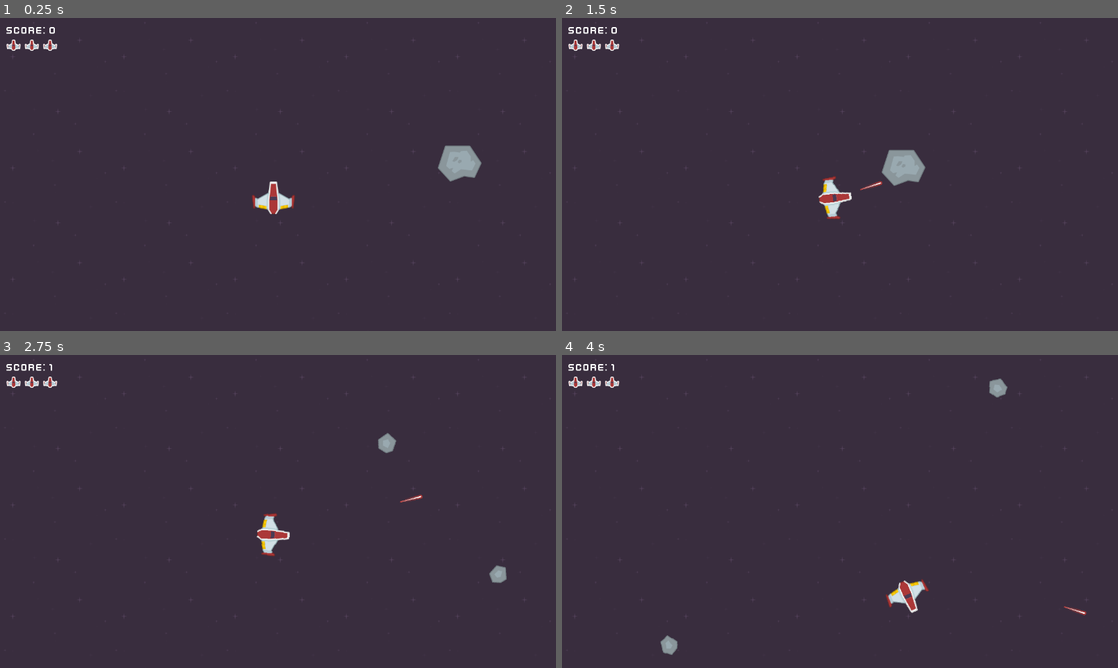
Above: before the commit, frames 1-4 (two rows, left to right).
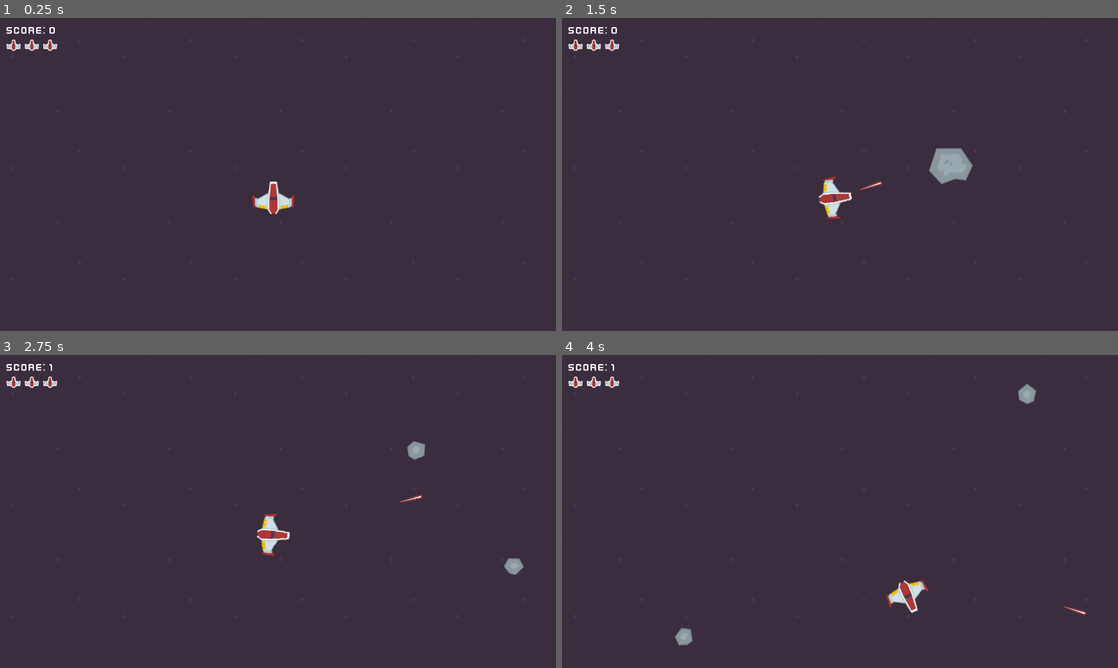
Above: after the commit, the same moments.

Repository: dsaltares/how-to-make-game-2021
Game: Godot game, scene res://Gameplay/Game.tscn
Same seed, same stepped clock (60 frames per second), same inputs: the game is played once before the commit and once after it.
Inputs:
- Up to frame 1 (0.25 s): no input
- Up to frame 2 (1.5 s): hold Right (rotate_right) 0.53-1.28 s; tap Space (shoot) at 0.6, 1.35 s; hold Left (rotate_left) from 1.28 s (still down)
- Up to frame 3 (2.75 s): release Left (rotate_left) at 2.03 s; hold Right (rotate_right) from 2.03 s (still down); tap Space (shoot) at 2.1 s
- Up to frame 4 (4 s): release Right (rotate_right) at 2.78 s; hold Up (thrust) 2.78-3.53 s; tap Space (shoot) at 2.85, 3.6 s; hold Left (rotate_left) from 3.53 s (still down)

The runs differ from the first frame. In frame 1, 0.7% of the frame differs, in the area x 78-87%, y 40-53%; in frame 2, 1.4%, in the area x 57-74%, y 41-54%; in frame 3, 0.6%; in frame 4, 0.6%.

Commit message:
fix asteroid cleanup

Diff:
--- a/game/Gameplay/Game.gd
+++ b/game/Gameplay/Game.gd
@@ -11,14 +11,21 @@
 
 func _ready() -> void:
 	EventBus.connect("player_died", self, "_restart")
+
+	var timer = get_tree().create_timer(0.5)
+	yield(timer, "timeout")
 	spawn_asteroid()
 
 func _restart() -> void:
-	for asteroid in get_tree().get_nodes_in_group("asteroids"):
+	var all_asteroids = get_tree().get_nodes_in_group("asteroids")
+	for asteroid in all_asteroids:
 		asteroid.queue_free()
+
+	var timer = get_tree().create_timer(0.1)
+	yield(timer, "timeout")
 	get_tree().reload_current_scene()
 
 func spawn_asteroid() -> void:
 	var asteroid = Asteroid.instance()
 	asteroid.position = player.position + Vector2(randf(), randf()).normalized() * spawn_distance
-	add_child(asteroid)
+	get_tree().root.add_child(asteroid)
--- a/game/Gameplay/Game.tscn
+++ b/game/Gameplay/Game.tscn
@@ -26,4 +26,3 @@
 wait_time = 10.0
 autostart = true
 [connection signal="timeout" from="AsteroidSpawnTimer" to="." method="spawn_asteroid"]
-[connection signal="timeout" from="AsteroidSpawnTimer" to="." method="_on_AsteroidSpawnTimer_timeout"]
